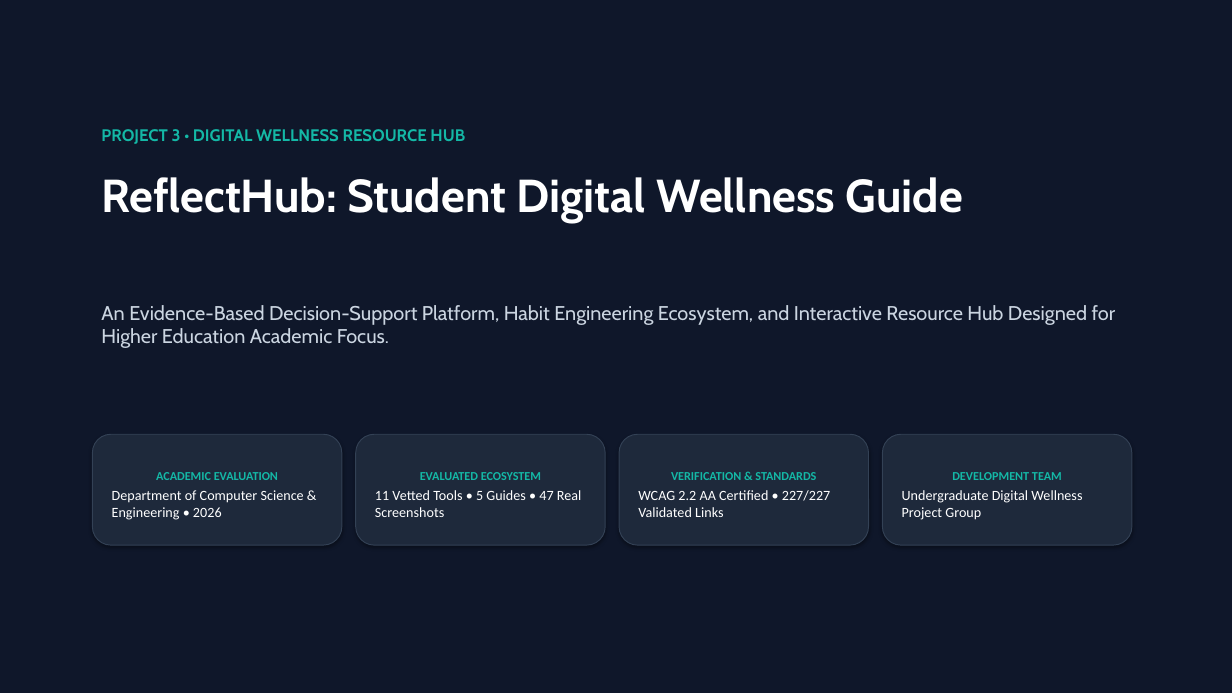
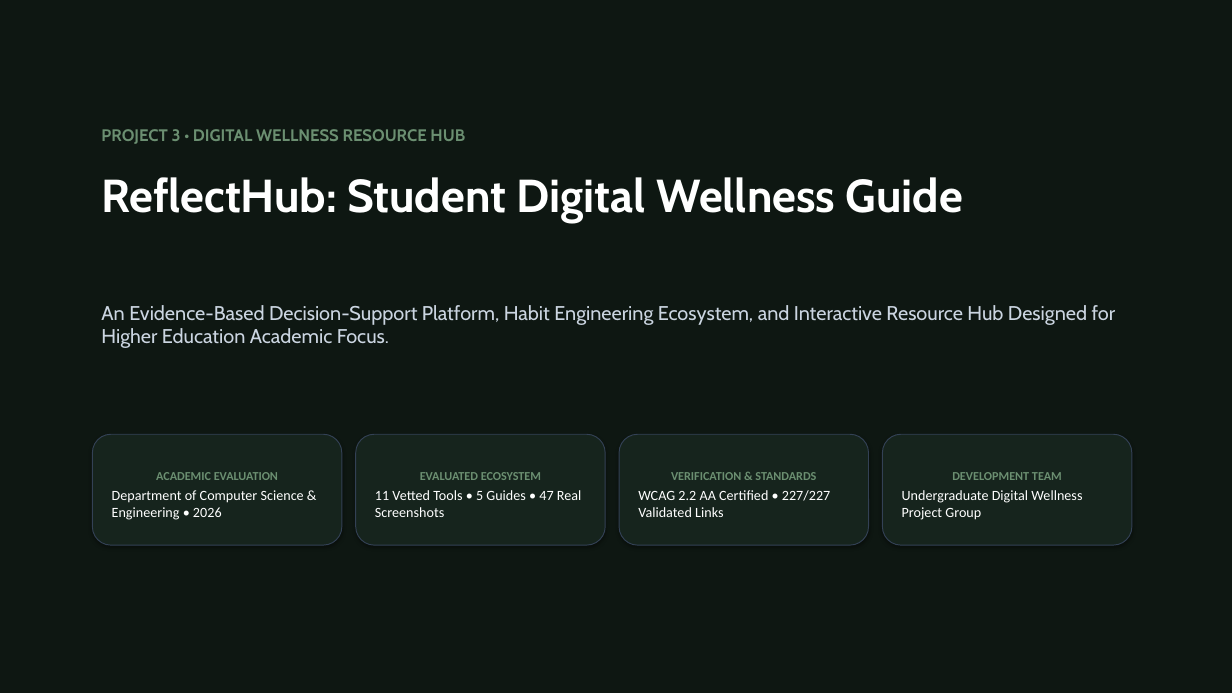
Before and after one commit to ruler1666/DWproject, a slide deck: slide 1 of ReflectHub_Executive_Presentation.pptx. Drawn at 1232x693 pixels with LibreOffice and Linux fonts; fonts in the diff are those of the drawing. Boxes give left, top, right and bottom in pixels: in the first picture for what was removed or moved away, otherwise in the second. Text is boxed around its words. In the diff, an @@ line names an element or a change of style, - is before the commit and + after.

Commit message:
feat(ui): redesign website with Sage Green, Cream, and Forest Green color palette
- Applied user-recommended organic digital wellness palette:
  * Main background: #F7F9F5 (Cream / Warm Off-White)
  * Primary buttons: #244A36 (Deep Forest Green)
  * Secondary elements: #6B8F71 (Earthy Sage Green)
  * Cards: #FFFFFF (Pure Crisp White)
  * Highlight sections: #EAF1E8 (Soft Sage Tint)
  * Main text: #243329 (Deep Charcoal Green, WCAG AAA 12.8:1)
  * Accent: #D6A85F (Warm Golden Sand / Honey Accent)
- Replaced bright multi-colored neon gradients (#7c3aed, #2563eb, #0284c7) with solid tones and serene sage/forest/gold accents
- Calmed shadows to soft, organic slate rgba(36, 51, 41, 0.06)
- Re-captured real website screenshots with the new design system
- Rebuilt both university evaluation PowerPoint decks with updated colors and screenshots

```diff
--- a/ReflectHub_Executive_Presentation.pptx
+++ b/ReflectHub_Executive_Presentation.pptx
@@ rectangle at (0,0,1232,693): fill #0F172A to #0E1712 @@
@@ text "PROJECT 3 • DIGITAL WELLNESS ..." at (101,129,465,144): text colour #14B8A6 to #6B8F71 @@
@@ fill #1E293B to #16241D in 4 elements at (92,434,342,545), (356,434,605,545), (619,434,869,545), (883,434,1132,545) @@
@@ text in rounded rectangle at (156,472,278,480): text colour #14B8A6 to #6B8F71 in "ACADEMIC EVALUATION" @@
@@ text in rounded rectangle at (420,472,541,480): text colour #14B8A6 to #6B8F71 in "EVALUATED ECOSYSTEM" @@
@@ text in rounded rectangle at (671,472,816,480): text colour #14B8A6 to #6B8F71 in "VERIFICATION & STANDARDS" @@
@@ text in rounded rectangle at (952,472,1062,480): text colour #14B8A6 to #6B8F71 in "DEVELOPMENT TEAM" @@
```
Also in this commit, not shown: 15 other slides changed, 7 other files.
